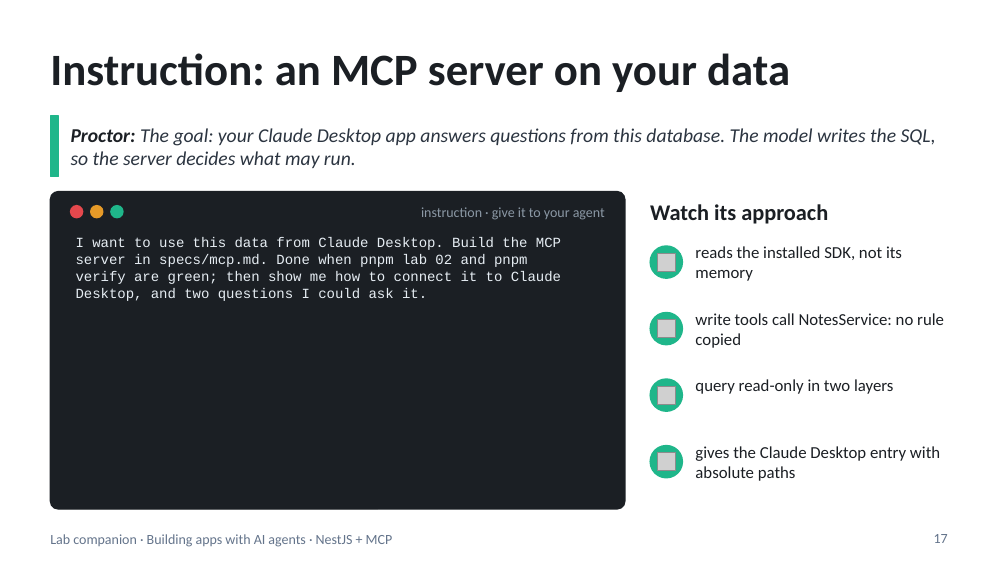
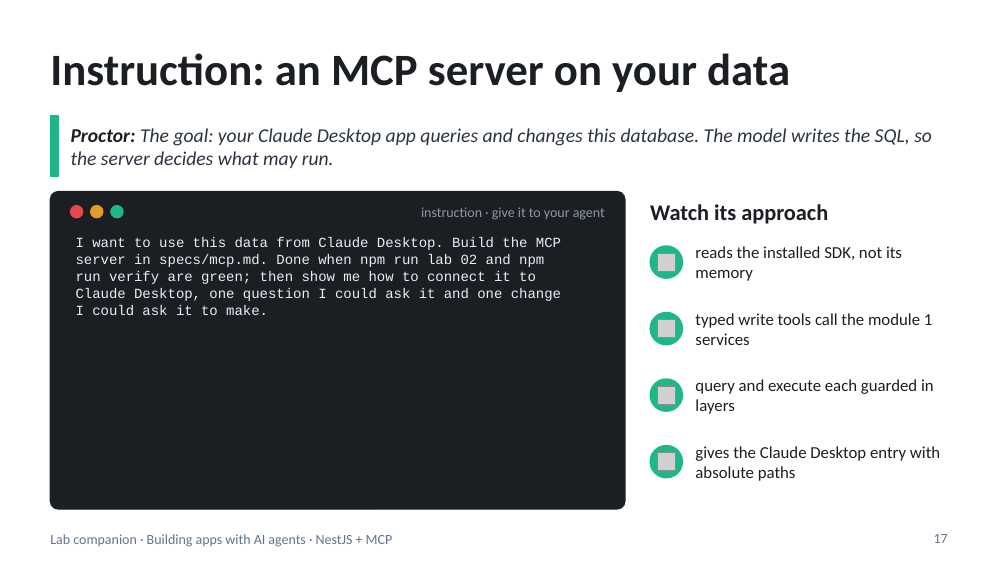
Before and after one commit to blazaga/ai-training-modules, a slide deck: slide 17 of docs/ai-agent-training/slides/lab-companion.pptx. Drawn at 1008x567 pixels with LibreOffice and Linux fonts; fonts in the diff are those of the drawing; grey boxes stand for pictures. Boxes give left, top, right and bottom in pixels: in the first picture for what was removed or moved away, otherwise in the second. Text is boxed around its words. In the diff, an @@ line names an element or a change of style, - is before the commit and + after.

```diff
--- a/docs/ai-agent-training/slides/lab-companion.pptx
+++ b/docs/ai-agent-training/slides/lab-companion.pptx
@@ text at [71, 128, 932, 168]: text changed @@
-Proctor: The goal: your Claude Desktop app answers questions from this database. The model writes the SQL, so the server decides what may run.
+Proctor: The goal: your Claude Desktop app queries and changes this database. The model writes the SQL, so the server decides what may run.
@@ text at [76, 254, 561, 315]: text changed @@
-server in specs/mcp.md. Done when pnpm lab 02 and pnpm
-verify are green; then show me how to connect it to Claude
-Desktop, and two questions I could ask it.
+server in specs/mcp.md. Done when npm run lab 02 and npm
+run verify are green; then show me how to connect it to
+Claude Desktop, one question I could ask it and one change
+I could ask it to make.
@@ text at [695, 313, 932, 345]: text changed @@
-write tools call NotesService: no rule copied
+typed write tools call the module 1 services
@@ text at [695, 379, 934, 414]: text changed @@
-query read-only in two layers
+query and execute each guarded in layers
```
Also in this commit, not shown: 15 other slides changed, 11 other files.
